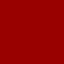
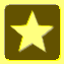
Two versions of the same layered image (64x64). Layer-by-layer changes:
added layer "star shadow" (grain extract, 50%) above "star" over [11, 11, 55, 53]
added layer "star" above "border shadow" over [10, 10, 54, 52]
added layer "border shadow" (grain extract, 50%) above "border" over [0, 0, 64, 64]
added layer "border" above "Background" over [0, 0, 64, 64]
painted on "Background" over [0, 0, 64, 64]
